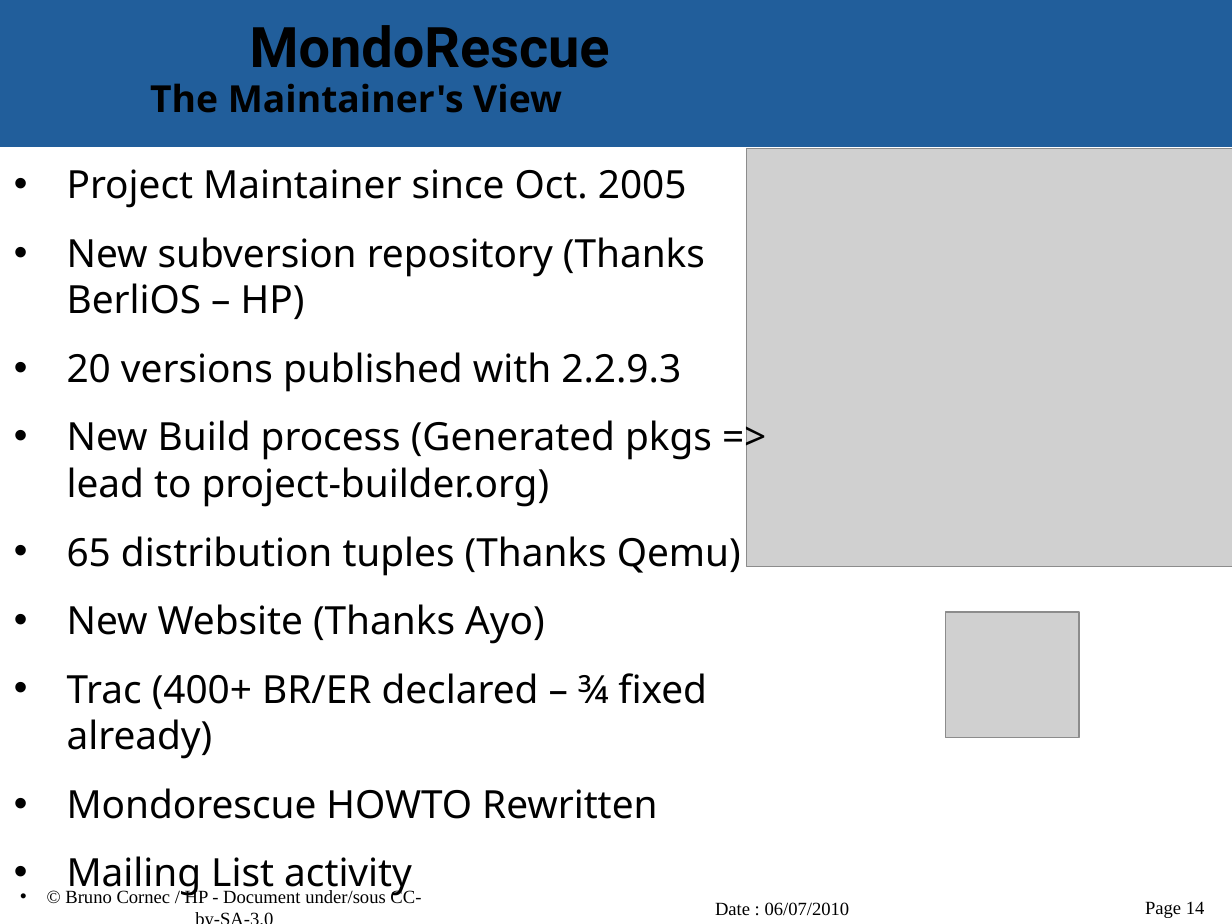
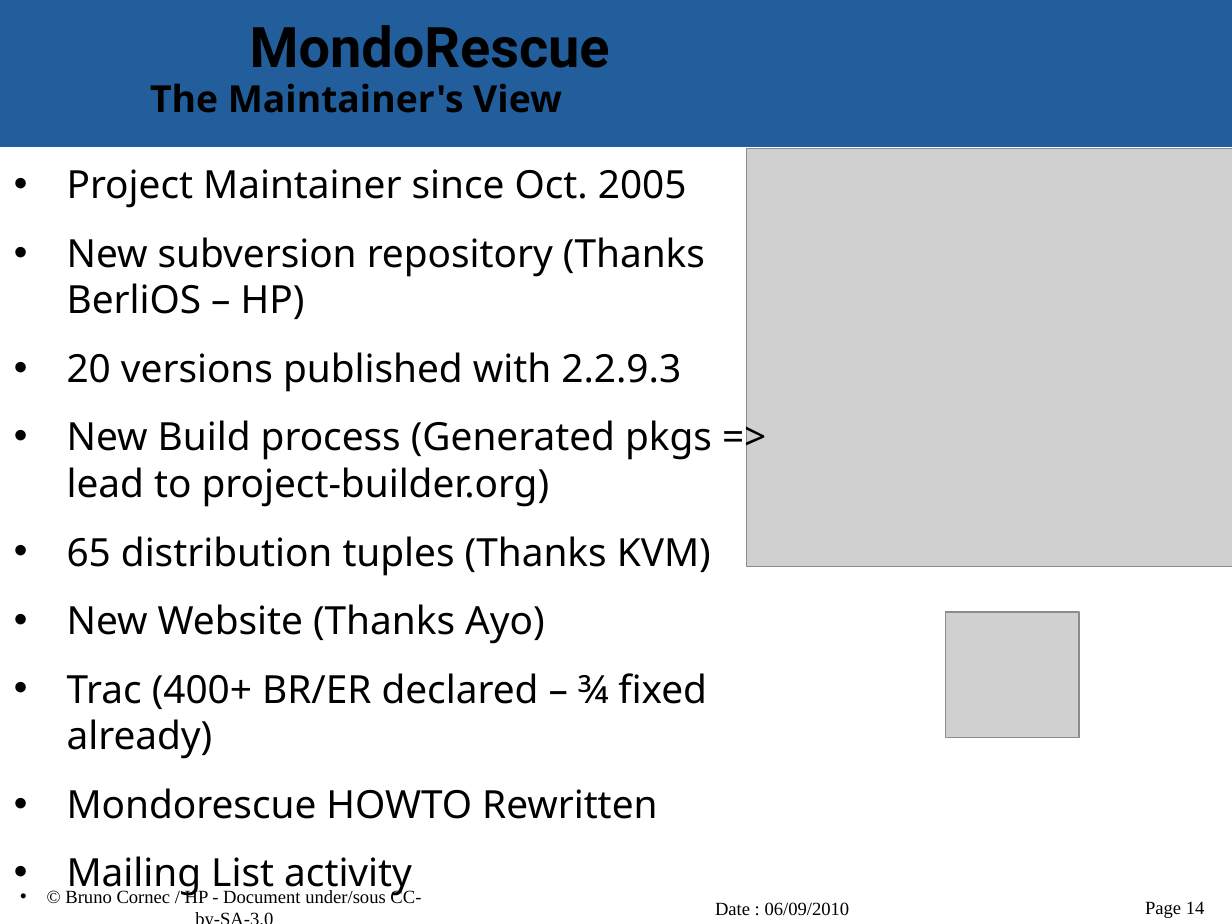
Before and after one commit to vir/mondo-rescue, a slide deck: slide 14 of mondo-doc/mondo-presentation.odp. Drawn at 1232x924 pixels with LibreOffice and Linux fonts; fonts in the diff are those of the drawing; grey boxes stand for pictures; background and template pictures are left out. Boxes give left, top, right and bottom in pixels: in the first picture for what was removed or moved away, otherwise in the second. Text is boxed around its words. In the diff, an @@ line names an element or a change of style, - is before the commit and + after.

```diff
--- a/mondo-doc/mondo-presentation.odp
+++ b/mondo-doc/mondo-presentation.odp
@@ text at box(67, 536, 711, 576): text changed @@
-• 65 distribution tuples (Thanks Qemu)
+• 65 distribution tuples (Thanks KVM)
@@ text at box(715, 902, 850, 916): text changed @@
-Date : 06/07/2010
+Date : 06/09/2010
```
Also in this commit, not shown: 23 other slides changed.
